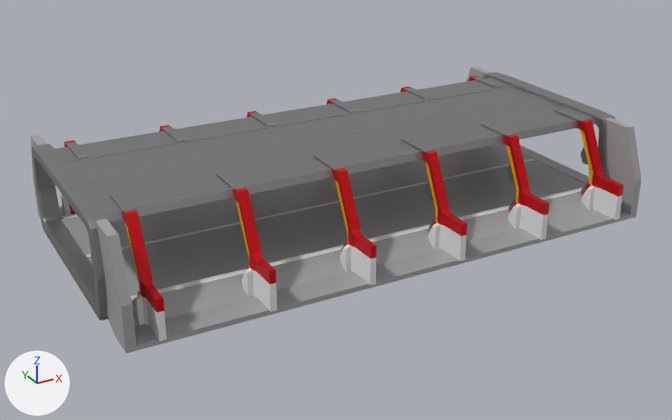
The FBX model Assets/FutureFighter/Models/Hanger/hanger.fbx as it was, and as the next commit left it.
Camera for both pictures: a camera (50 mm lens) standing at (-177.0, -321.0, 158.0) and looking at (-3.0, -5.0, 0.0). Lighting does not change. The marker at lower left points along +X, +Y and +Z. Vertices at the same position are counted once.

The first picture shows 'air_gate', 'ground', 'pillars', 'roof'.
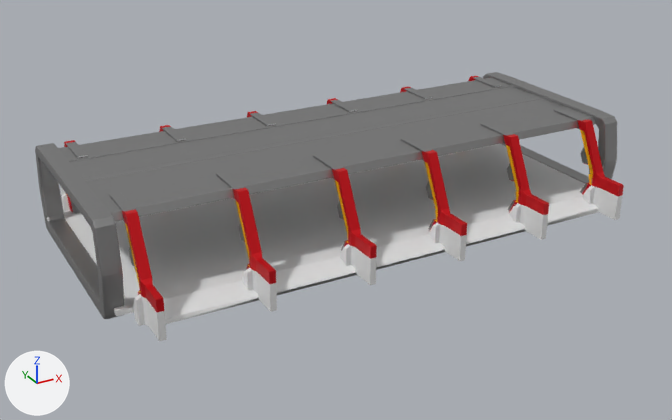
Pixel boxes [x1, y1, x2, y2] of what changed, in the pictures (672 x 420 px; the box of a moved part takes in the faces that stretch with it):
'ground', deleted: before [31, 67, 641, 353]
    faces in mat_base (grey #a4a4a4): [31, 67, 641, 353]
    faces in mat_white_line (white #e7e7e7): [61, 159, 583, 300]
'runway', added: after [64, 144, 585, 316]
'air_gate', mesh moved: before [32, 72, 615, 320]; after [35, 72, 617, 319]
'side_slope', added: after [163, 197, 599, 324]
part 1 of me_cube_006, moved or reshaped: before [32, 144, 111, 320]; after [35, 143, 124, 319]

Edits to the bpy script that builds the scene:
```text
Change me_cube_006:
    where me_cube_006.from_pydata(...)  # 5120 vertices, 5120 faces; spans x -116.0..114.0, y -46.0..46.0, z 0.0..37.0
    used by ob_air_gate; location = (0.7, 0.0, -3.4)
    me_cube_006 part 1: the whole mesh is moved by (1.0, 0.0, 0.0)
Add me_cube_011:
    me_cube_011.from_pydata(...)  # 48 vertices, 52 faces; spans x -20.0..180.0, y -104.0..4.0, z -4.0..1.0
Add me_cube_010:
    me_cube_010.from_pydata([(-110.0, 46.0, -1.0), (-110.0, 46.0, 1.0), (110.0, 46.0, -1.0), (110.0, 46.0, 1.0), (-110.0, 0.0, -1.0), (-110.0, 0.0, 1.0), (-110.0, -46.0, -1.0), (-110.0, -46.0, 1.0), (110.0, 0.0, -1.0), (110.0, 0.0, 1.0), (110.0, -46.0, -1.0), (110.0, -46.0, 1.0)], [], [(4, 5, 1, 0), (0, 1, 3, 2), (2, 3, 9, 8), (0, 2, 8, 4), (3, 1, 5, 9), (4, 6, 7, 5), (6, 10, 11, 7), (10, 8, 9, 11), (6, 4, 8, 10), (11, 9, 5, 7)])
Remove ob_ground:
    ob_ground = bpy.data.objects.new('ground', me_cube)
    ob_ground.location = (0.0, 0.0, 0.0)
Add ob_side_slope:
    ob_side_slope = bpy.data.objects.new('side_slope', me_cube_011)
    ob_side_slope.location = (-80.0, 50.0, 0.0)
Add ob_runway:
    ob_runway = bpy.data.objects.new('runway', me_cube_010)
    ob_runway.location = (0.0, 0.0, 0.0)
```
